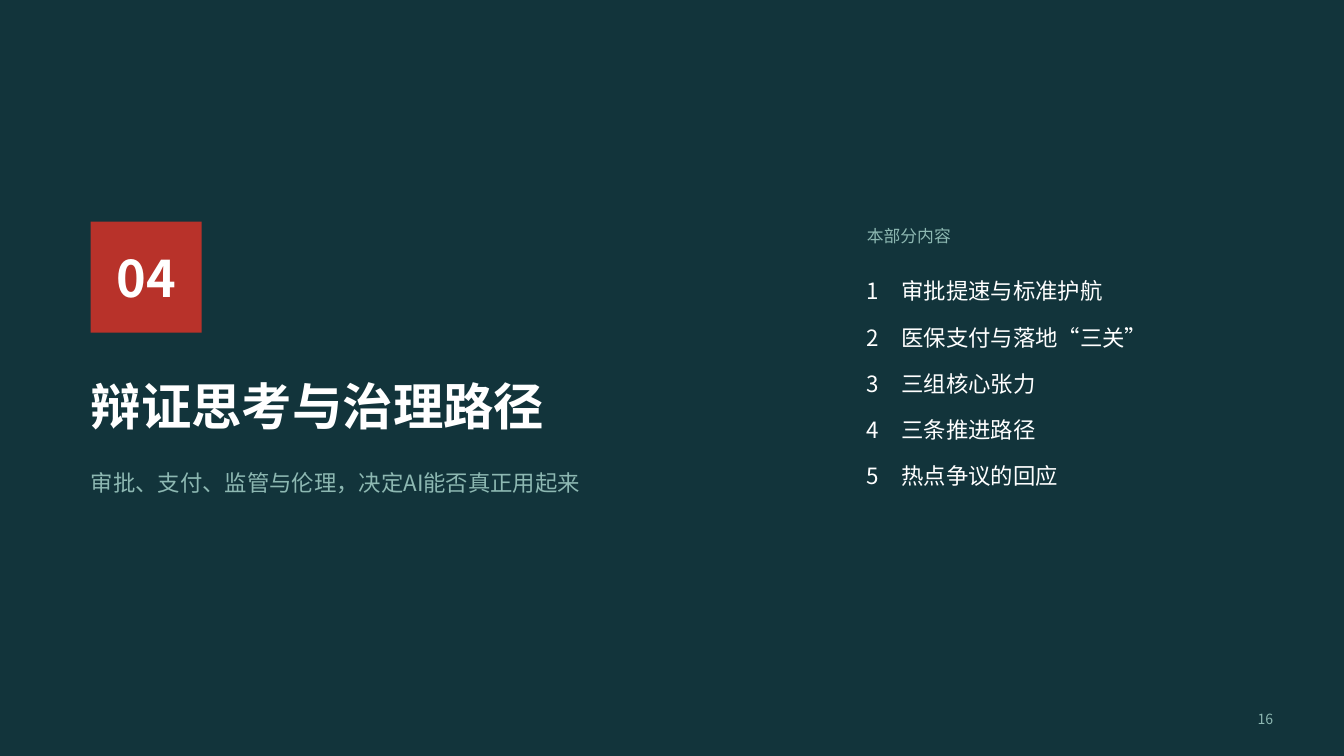
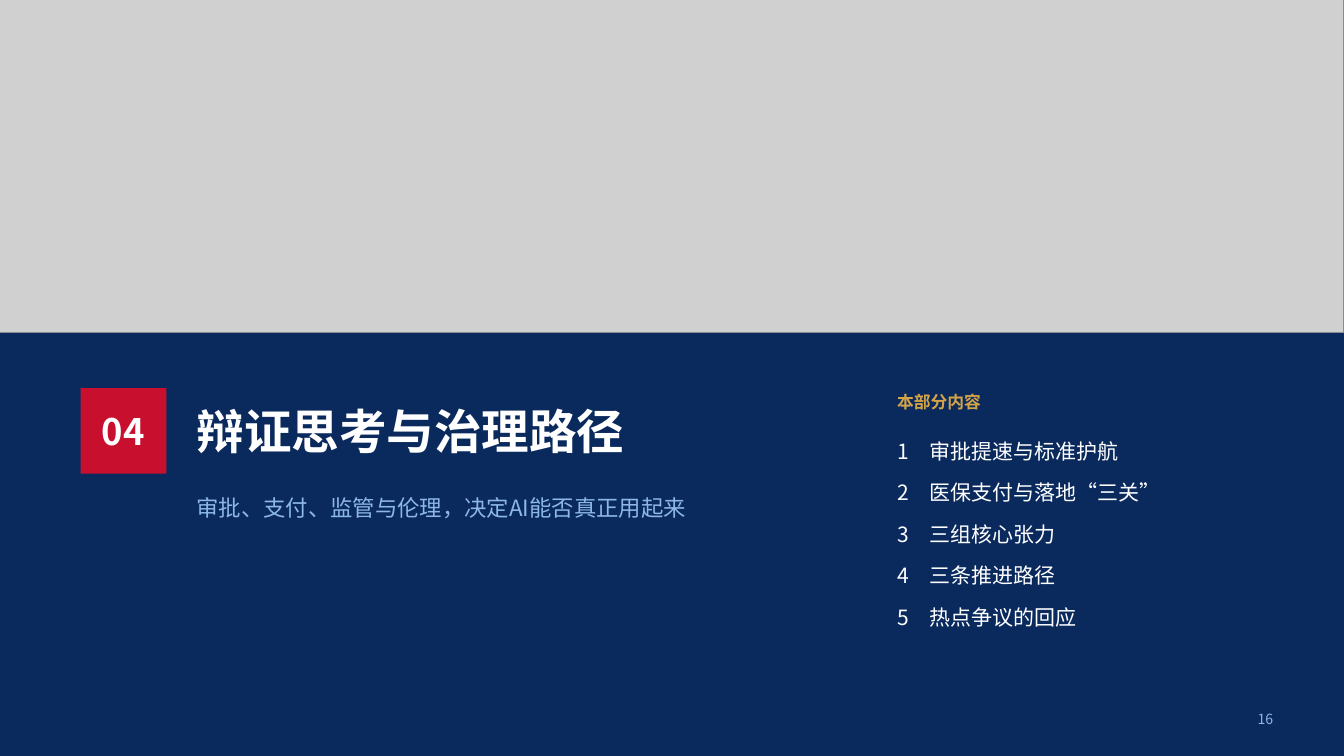
Before and after one commit to query11/test, a slide deck: slide 16 of AI新质生产力赋能中国式医疗现代化_优化版.pptx. Drawn at 1344x756 pixels with LibreOffice and Linux fonts; fonts in the diff are those of the drawing; grey boxes stand for pictures. Boxes give left, top, right and bottom in pixels: in the first picture for what was removed or moved away, otherwise in the second. Text is boxed around its words. In the diff, an @@ line names an element or a change of style, - is before the commit and + after.

```diff
--- a/AI新质生产力赋能中国式医疗现代化_优化版.pptx
+++ b/AI新质生产力赋能中国式医疗现代化_优化版.pptx
@@ background #12343B to #0A2A5E @@
@@ picture added at (0, 0, 1344, 333) @@
@@ rectangle "04": place and size @@
-rectangle "04" at (91, 222, 202, 333)
+rectangle "04" at (81, 388, 166, 474)
@@ rectangle "04" at (81, 388, 166, 474): size 36 to 26 pt; fill #B8322A to #C8102E @@
@@ title "辩证思考与治理路径": place and size @@
-title "辩证思考与治理路径" at (91, 382, 545, 430)
+title "辩证思考与治理路径" at (197, 408, 625, 454)
@@ title "辩证思考与治理路径" at (197, 408, 625, 454): size 36 to 34 pt @@
@@ text "本部分内容": place and size @@
-text "本部分内容" at (867, 228, 951, 244)
+text "本部分内容" at (897, 393, 981, 410)
@@ text "本部分内容" at (897, 393, 981, 410): text colour #8DB8B2 to #D4A447, bold on @@
@@ text "1 审批提速与标准护航": place and size @@
-text "1 审批提速与标准护航" at (867, 280, 1148, 486)
+text "1 审批提速与标准护航" at (897, 441, 1161, 627)
@@ text "1 审批提速与标准护航" at (897, 441, 1161, 627): size 16 to 15 pt; less space between paragraphs @@
@@ text "审批、支付、监管与伦理，决定AI能否真正用起来" at (197, 497, 686, 518): text colour #8DB8B2 to #8DB7E8 @@
@@ text "审批、支付、监管与伦理，决定AI能否真正用起来": place and size @@
-text "审批、支付、监管与伦理，决定AI能否真正用起来" at (91, 472, 580, 493)
+text "审批、支付、监管与伦理，决定AI能否真正用起来" at (197, 497, 686, 518)
@@ page number at (1258, 713, 1274, 724): text colour #8DB8B2 to #8DB7E8 @@
```
Also in this commit, not shown: 34 other slides changed, 2 slides added, 1 slide removed.
